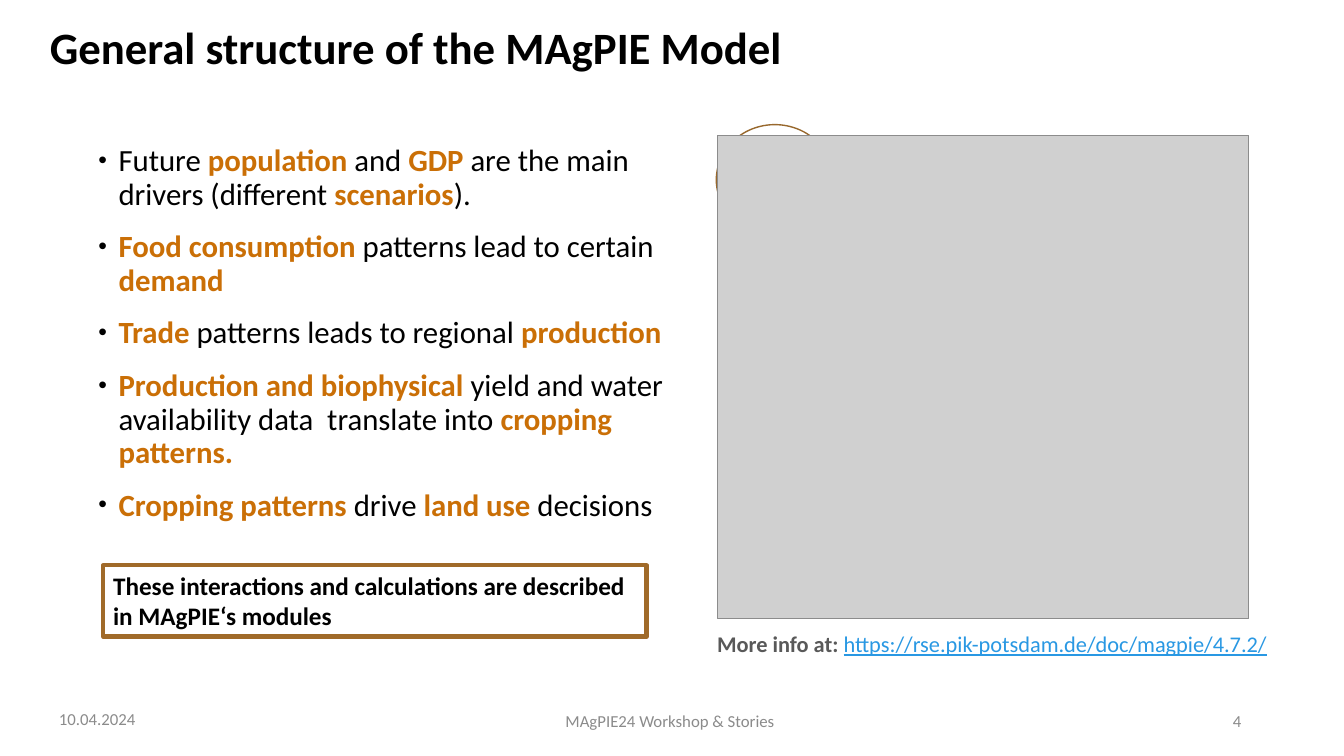
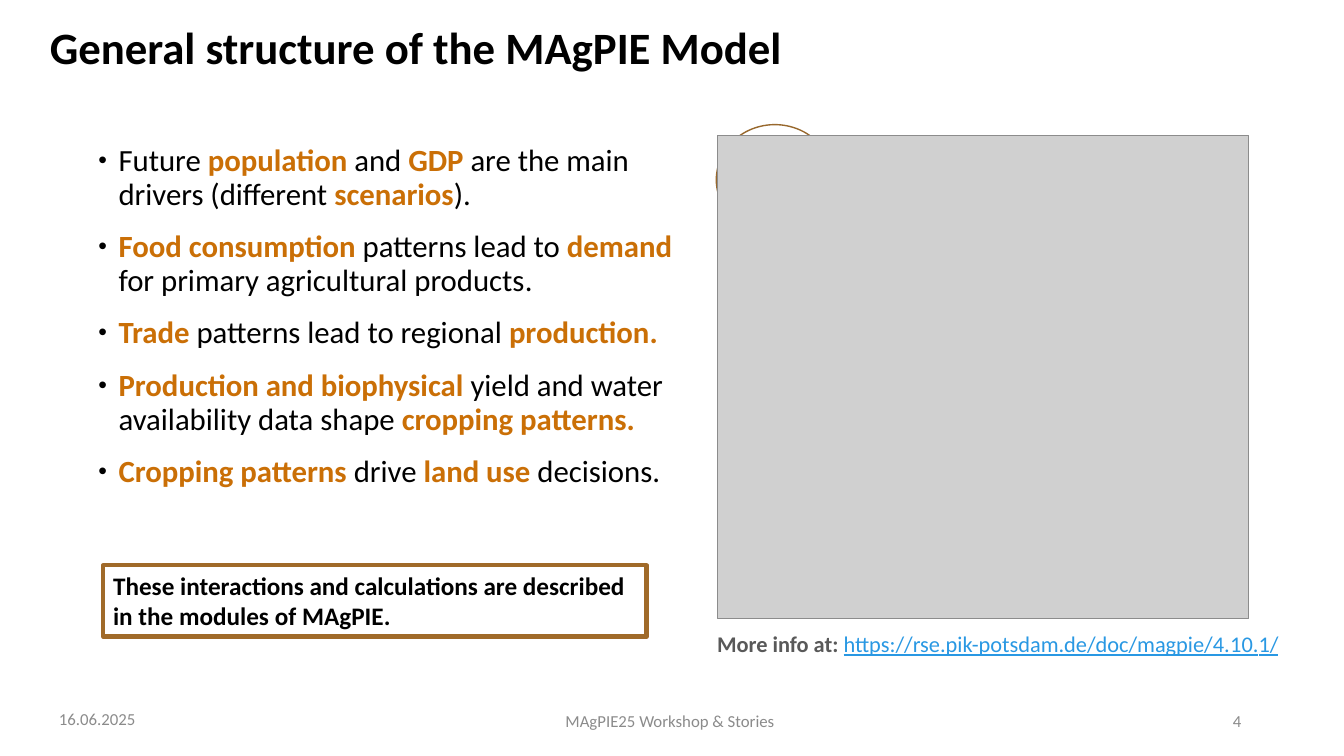
Before and after one commit to magpiemodel/magpiemodel.github.io, a slide deck: slide 4 of assets/slides/GAMS code, modules & realizations.pptx. Drawn at 1344x756 pixels with LibreOffice and Linux fonts; fonts in the diff are those of the drawing; grey boxes stand for pictures; background and template pictures are left out. Boxes give left, top, right and bottom in pixels: in the first picture for what was removed or moved away, otherwise in the second. Text is boxed around its words. In the diff, an @@ line names an element or a change of style, - is before the commit and + after.

```diff
--- a/assets/slides/GAMS code, modules & realizations.pptx
+++ b/assets/slides/GAMS code, modules & realizations.pptx
@@ text at [119,235,672,488]: text changed; text colour #CA6F06 to #000000; bold off @@
-• Food consumption patterns lead to certain demand
-• Trade patterns leads to regional production
-• Production and biophysical yield and water availability data translate into cropping patterns.
-• Cropping patterns drive land use decisions
+• Food consumption patterns lead to demand for primary agricultural products.
+• Trade patterns lead to regional production.
+• Production and biophysical yield and water availability data shape cropping patterns.
+• Cropping patterns drive land use decisions.
@@ text in rectangle at [113,577,625,630]: text changed @@
-These interactions and calculations are described in MAgPIE‘s modules
+These interactions and calculations are described in the modules of MAgPIE.
@@ text at [717,636,1279,656]: text changed @@
-More info at: https://rse.pik-potsdam.de/doc/magpie/4.7.2/
+More info at: https://rse.pik-potsdam.de/doc/magpie/4.10.1/
@@ text at [59,714,135,725]: text changed @@
-10.04.2024
+16.06.2025
@@ text at [565,715,775,730]: text changed @@
-MAgPIE24 Workshop & Stories
+MAgPIE25 Workshop & Stories
```
Also in this commit, not shown: 11 other slides changed, 1 other file.
